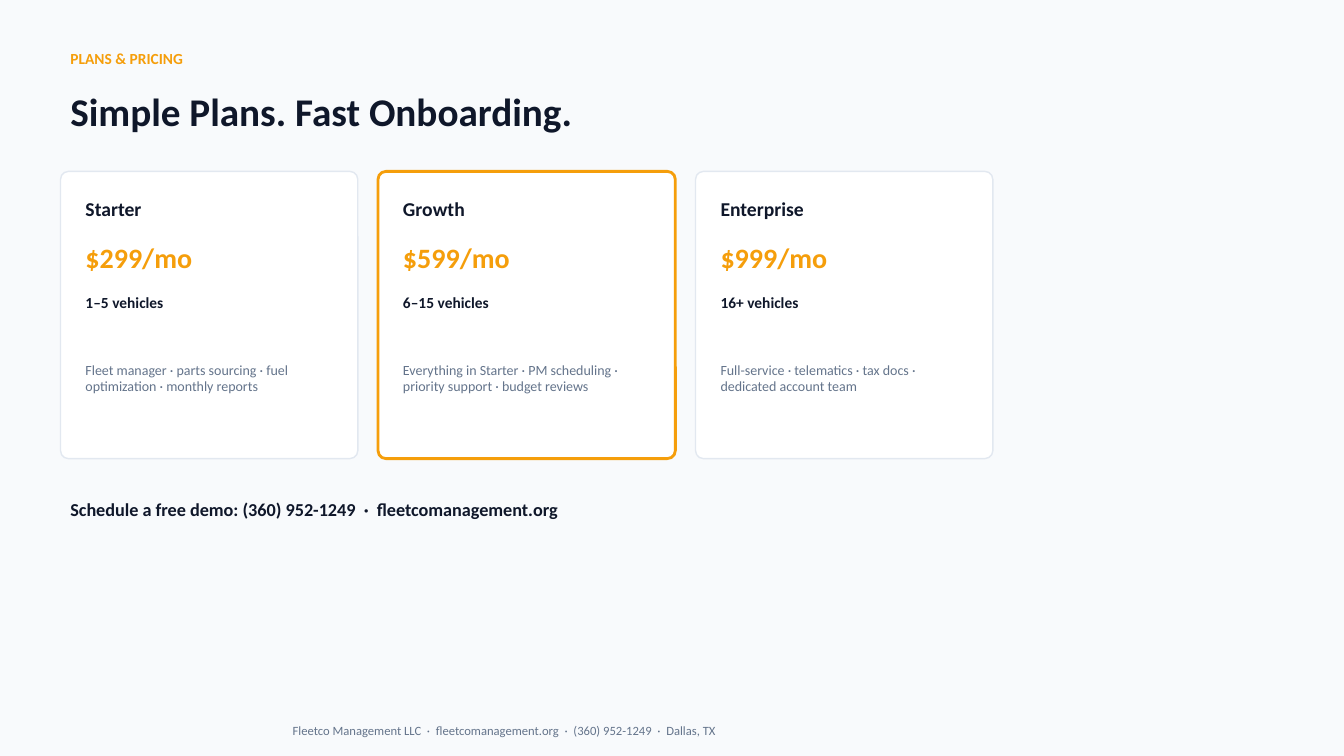
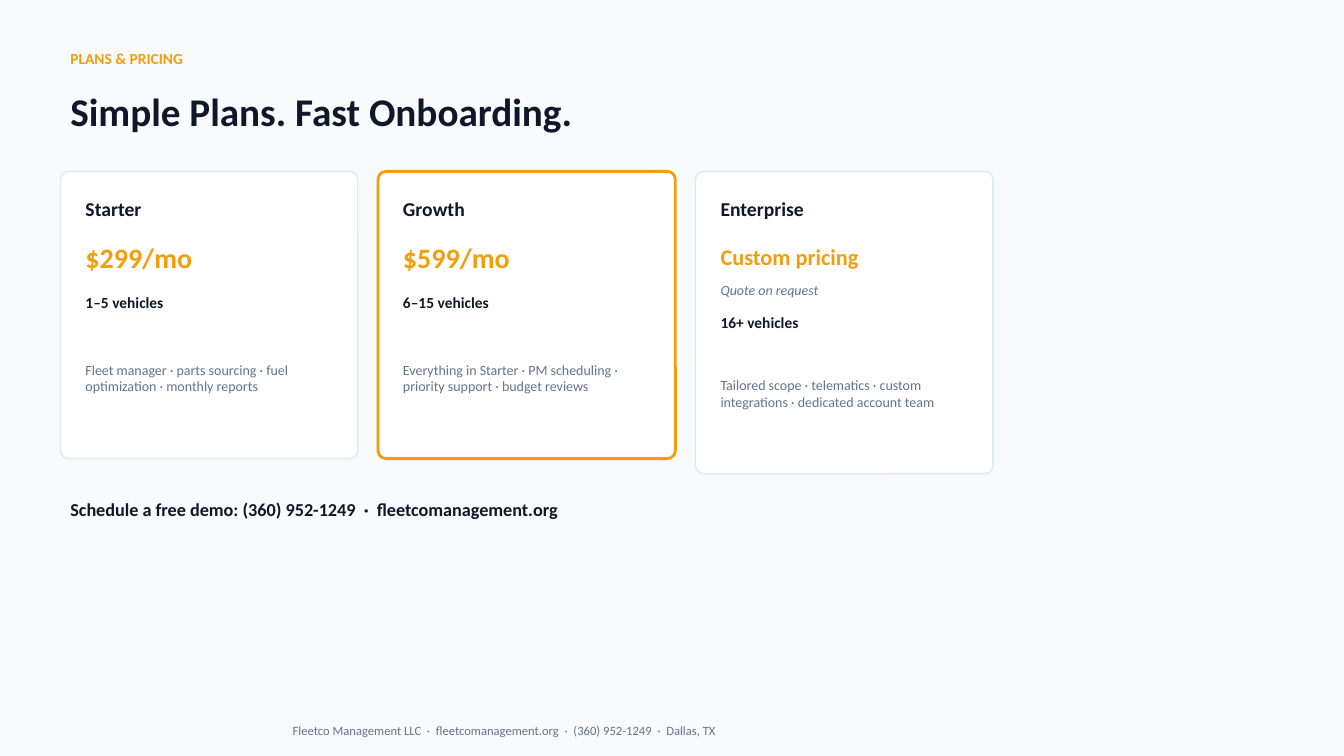
Before and after one commit to slackjarell-tech/fleetco-management, a slide deck: slide 7 of marketing/FleetCo-Client-Presentation.pptx. Drawn at 1344x756 pixels with LibreOffice and Linux fonts; fonts in the diff are those of the drawing. Boxes give left, top, right and bottom in pixels: in the first picture for what was removed or moved away, otherwise in the second. Text is boxed around its words. In the diff, an @@ line names an element or a change of style, - is before the commit and + after.

```diff
--- a/marketing/FleetCo-Client-Presentation.pptx
+++ b/marketing/FleetCo-Client-Presentation.pptx
@@ rounded rectangle: place and size @@
-rounded rectangle at [696,171,993,459]
+rounded rectangle at [696,171,993,474]
@@ rounded rectangle at [696,171,993,474]: proportions changed @@
@@ text at [721,249,859,269]: text changed; size 20 to 16 pt @@
-$999/mo
+Custom pricing
@@ text added at [721,286,818,297], 10 pt, text #64748B, italic @@
+Quote on request
@@ text "16+ vehicles": place and size @@
-text "16+ vehicles" at [721,297,798,308]
+text "16+ vehicles" at [721,317,798,328]
@@ text at [721,380,934,410]: text changed @@
-Full-service · telematics · tax docs · dedicated account team
+Tailored scope · telematics · custom integrations · dedicated account team
```
Also in this commit, not shown: 43 other files.
